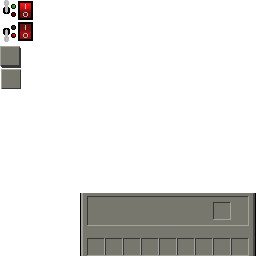
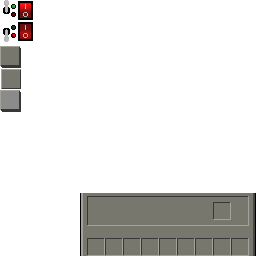
Two versions of the same layered image (256x256). Layer-by-layer changes:
added layer "piano disabled unpressed" in group "Piano" over [0, 90, 21, 112]
